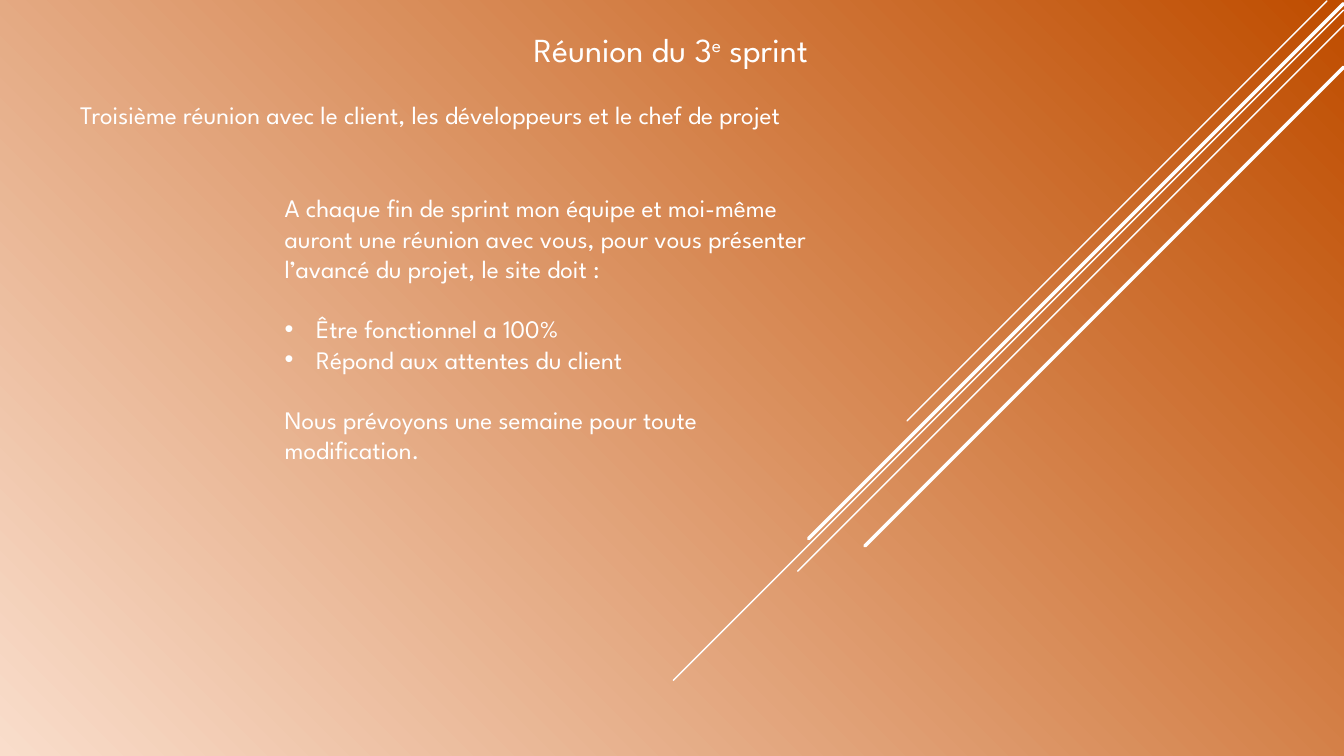
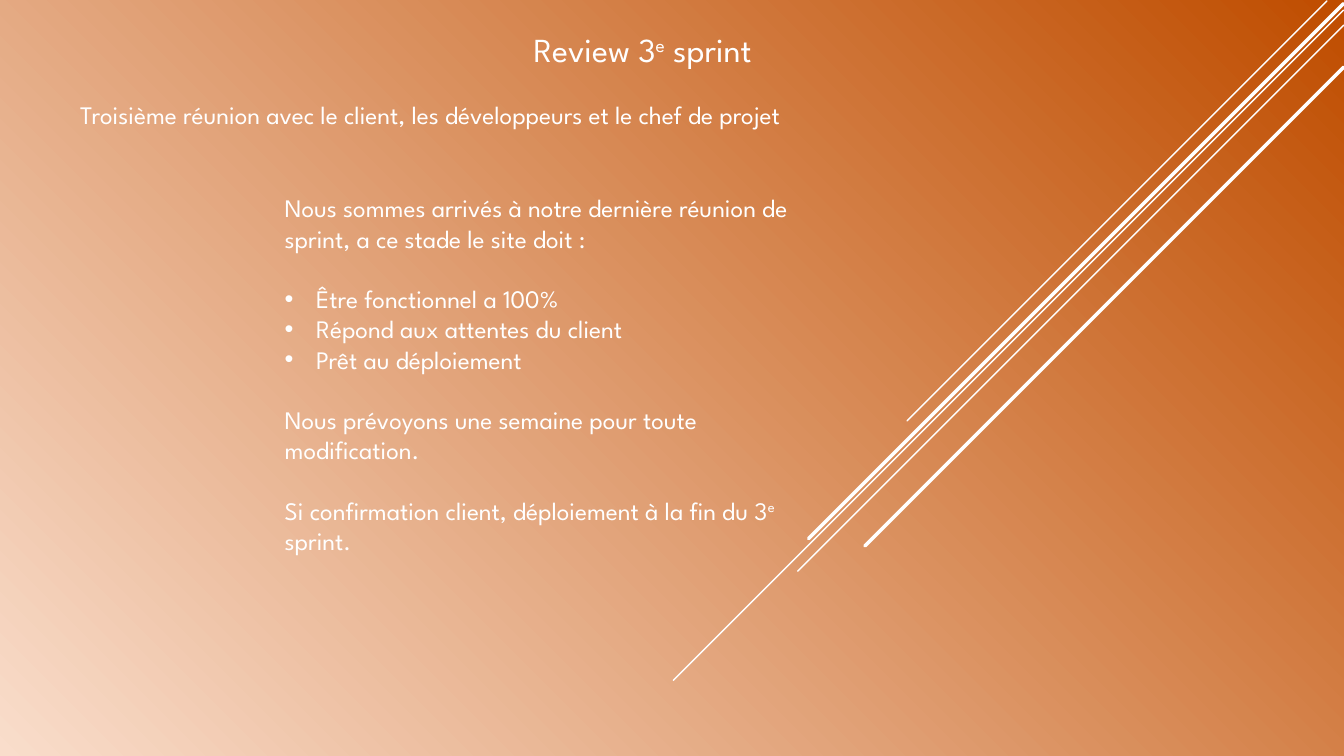
Before and after one commit to JordanKlashi/Projet-7, a slide deck: slide 14 of presentation/Présentation de la solution technique.pptx (slide 15 before the commit). Drawn at 1344x756 pixels with LibreOffice and Linux fonts; fonts in the diff are those of the drawing. Boxes give left, top, right and bottom in pixels: in the first picture for what was removed or moved away, otherwise in the second. Text is boxed around its words. In the diff, an @@ line names an element or a change of style, - is before the commit and + after.

Commit message:
edit projet
end projet

```diff
--- a/presentation/Présentation de la solution technique.pptx
+++ b/presentation/Présentation de la solution technique.pptx
@@ text at [534,39,751,69]: text changed @@
-Réunion du 3e sprint
+Review 3e sprint
@@ text at [285,199,787,253]: text changed @@
-A chaque fin de sprint mon équipe et moi-même auront une réunion avec vous, pour vous présenter l’avancé du projet, le site doit :
+Nous sommes arrivés à notre dernière réunion de sprint, a ce stade le site doit :
@@ text at [316,351,522,374]: paragraph added @@
+• Prêt au déploiement
@@ text at [285,502,748,555]: paragraph added @@
+Si confirmation client, déploiement à la fin du 3e sprint.
```
Also in this commit, not shown: 10 other slides changed, 3 slides added, 3 slides removed, 10 other files.
